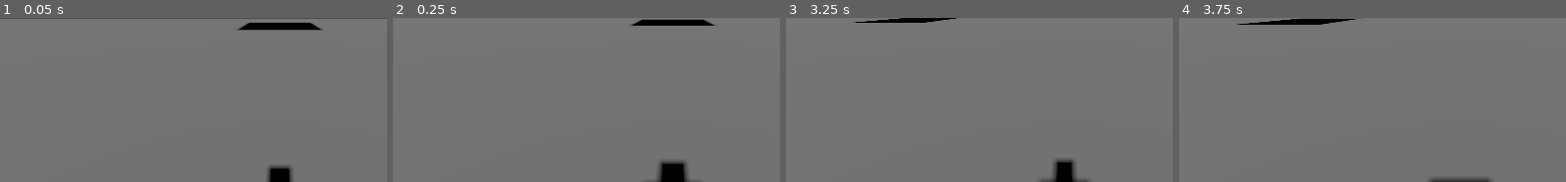
Above: before the commit, frames 1-4 (left to right).
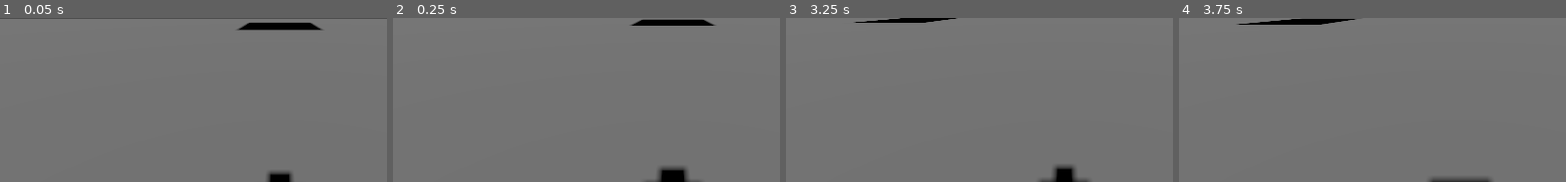
Above: after the commit, the same moments.

Repository: RoseyLemonz/jam-fcj9
Game: Godot game, scene res://main.tscn
Two runs of this game, one before a commit and one after it. Both use one fixed random seed, a clock stepped at 60 frames per second and the inputs below.
Inputs:
- Up to frame 1 (0.05 s): no input
- Up to frame 2 (0.25 s): no input
- Up to frame 3 (3.25 s): tap Enter at 0.5 s; hold D (move_right) 0.53-1.28 s; hold S (move_back) 1.28-2.03 s; hold D (move_right) 2.03-2.78 s; hold W (move_forward) from 2.78 s (still down)
- Up to frame 4 (3.75 s): release W (move_forward) at 3.53 s; hold A (move_left) from 3.53 s (still down)
The pictures show only the part of the screen within x 14-64%, y 38-88%; the shares and areas given below are measured in that part.

The runs differ from the first frame. In frame 1, 0.3% of the frame differs, in the area x 69-76%, y 90-96%; in frame 2, 0.4%, in the area x 68-76%, y 87-93%; in frame 3, 0.3%; in frame 4, nothing differs.

Commit message:
Slightly adjust the nose

Diff:
--- a/player.tscn
+++ b/player.tscn
@@ -20,7 +20,7 @@
 mesh = SubResource("CapsuleMesh_sh265")
 
 [node name="ForwardIndicator" type="MeshInstance3D" parent="Pivot"]
-transform = Transform3D(0.2, 0, 0, 0, 0.2, 0, 0, 0, 1, 0, 0.5, -0.5655709)
+transform = Transform3D(0.2, 0, 0, 0, 0.2, 0, 0, 0, 1, 0, 0.4224862, -0.5655709)
 mesh = SubResource("BoxMesh_4flbx")
 
 [node name="Collision" type="CollisionShape3D" parent="."]
